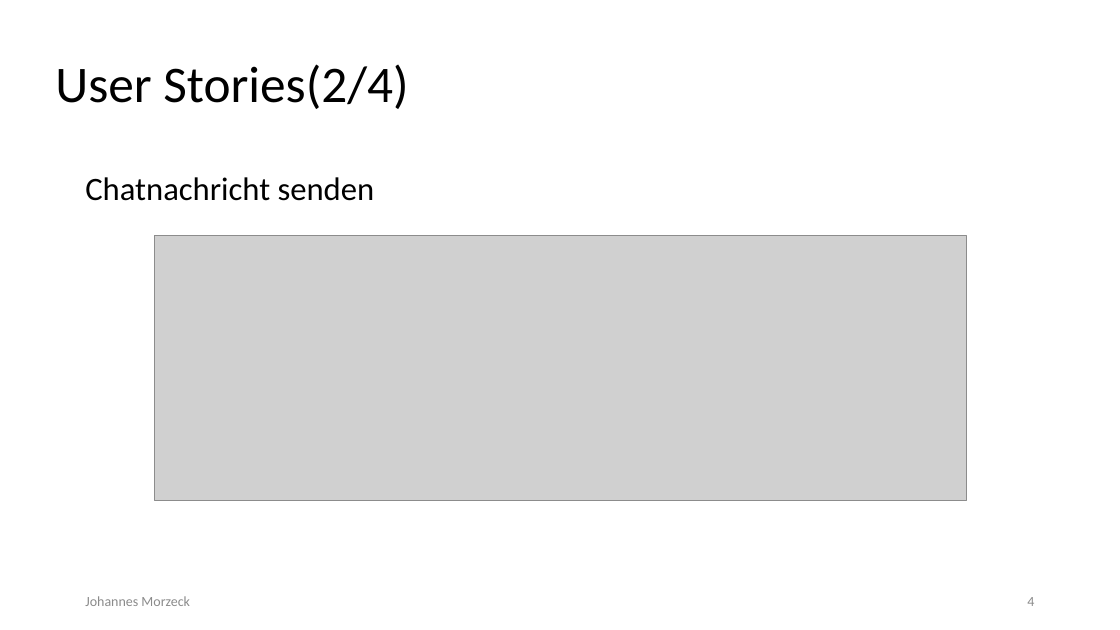
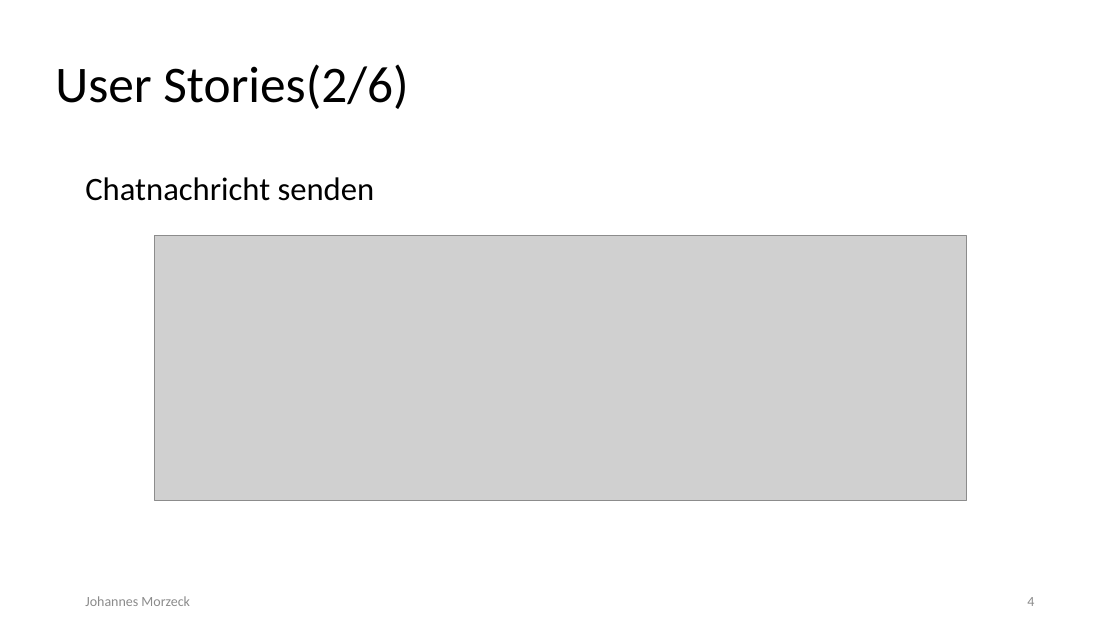
Before and after one commit to kastenfrosch/SEP, a slide deck: slide 4 of Dokumentation/Iteration2/II._Iteration_Praesentation.pptx. Drawn at 1120x630 pixels with LibreOffice and Linux fonts; fonts in the diff are those of the drawing; grey boxes stand for pictures. Boxes give left, top, right and bottom in pixels: in the first picture for what was removed or moved away, otherwise in the second. Text is boxed around its words. In the diff, an @@ line names an element or a change of style, - is before the commit and + after.

```diff
--- a/Dokumentation/Iteration2/II._Iteration_Praesentation.pptx
+++ b/Dokumentation/Iteration2/II._Iteration_Praesentation.pptx
@@ title at (x1=55, y1=64, x2=408, y2=109): text changed @@
-User Stories(2/4)
+User Stories(2/6)
```
Also in this commit, not shown: 8 other slides changed, 1 slide added, 1 other file.
